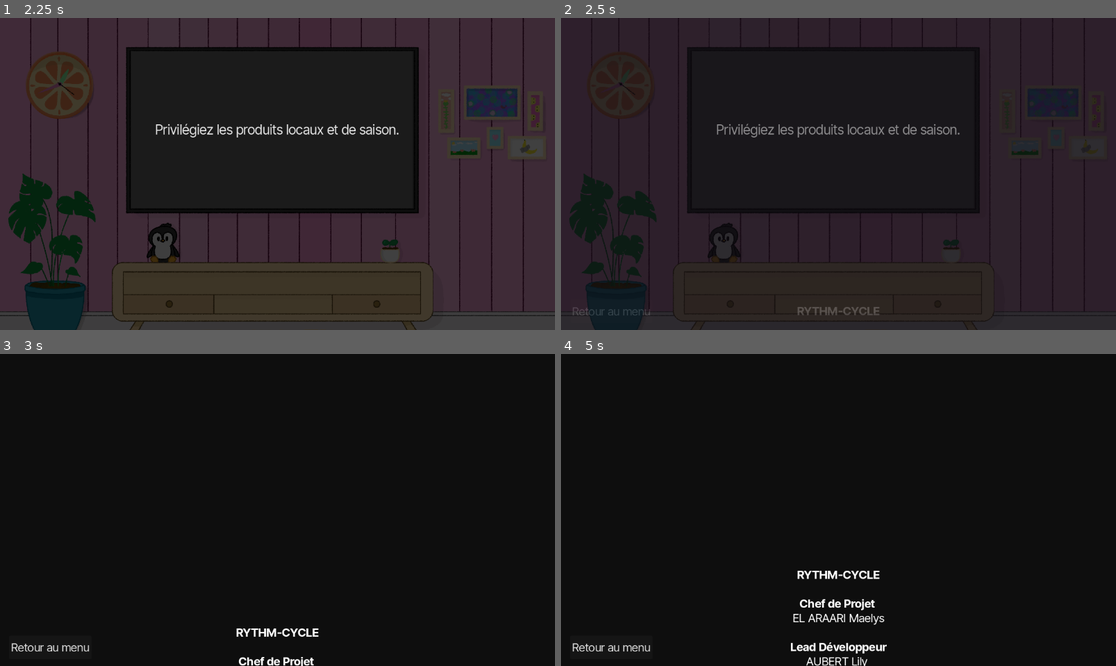
Above: before the commit, frames 1-4 (two rows, left to right).
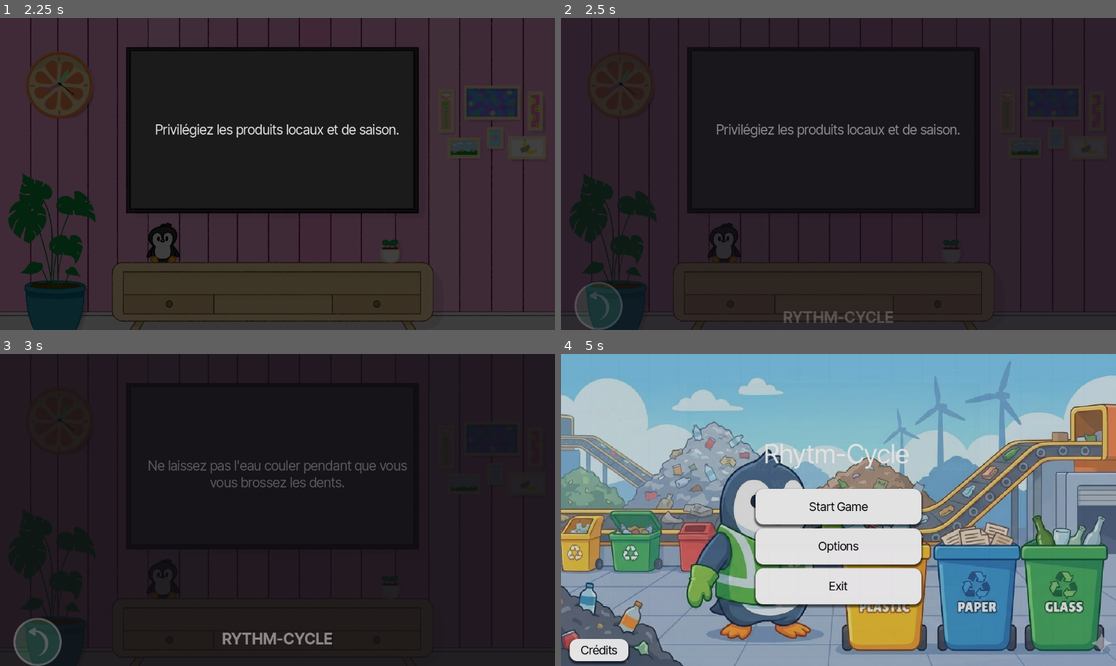
Above: after the commit, the same moments.

Repository: PingBeat/Rhythm-Cycle
Game: Godot game, scene res://UI/main_menu.tscn
The game is run twice, just before and just after one commit, with the same random seed, the same clock (stepped at 60 frames per second) and the same inputs. Sound files missing from this copy of the repository are replaced by a short silence.
Inputs (mouse positions are in pixels of both pictures, inside the frame that each line leads up to; where the layout moved, square brackets give the same spot in the first picture):
- Up to frame 1 (2.25 s): click "Crédits" at 0.5 s; click (38, 305) [49, 311] at 1.25 s; click (38, 305) [49, 311] at 2 s
- Up to frame 2 (2.5 s): no input
- Up to frame 3 (3 s): click (38, 641) [49, 647] at 2.75 s
- Up to frame 4 (5 s): click (838, 506) at 3.5 s, where only the run after the commit has a clickable "Start Game"; click (838, 506) at 4.25 s, where only the run after the commit has a clickable "Start Game"

Frame 1 is identical in both runs. In frame 2, 0.7% of the frame differs, in the area x 2-60%, y 84-100%; in frame 3, 2.8%; in frame 4, 100%, in the area x 0-100%, y 0-100%.

Commit message:
Finition de la scène des crédits
J'ai mis le bouton retour et grâce au Signaux je peux changer sa "luminosité" pour le Hover et Pressed

Diff:
--- a/ThemePrincipal.tres
+++ b/ThemePrincipal.tres
@@ -4,4 +4,4 @@
 
 [resource]
 default_font = ExtResource("1_38boj")
-default_font_size = 24
+default_font_size = 32
--- a/UI/CreditsMenu.tscn
+++ b/UI/CreditsMenu.tscn
@@ -2,6 +2,7 @@
 
 [ext_resource type="Script" uid="uid://cep3pr4x2ipt8" path="res://UI/credits.gd" id="1_s6k4m"]
 [ext_resource type="FontFile" uid="uid://ctcalt54s23bx" path="res://Assets/Texte/Inter_Tight/InterTight-VariableFont_wght.ttf" id="2_6m0of"]
+[ext_resource type="Texture2D" uid="uid://qv31i0rktpin" path="res://Assets/Images/Bouton/Return-Button.svg" id="2_ur1mf"]
 [ext_resource type="FontFile" uid="uid://dcendgwfv6ixn" path="res://Assets/Texte/Inter_Tight/static/InterTight-Bold.ttf" id="3_57x34"]
 [ext_resource type="FontFile" uid="uid://dqeimael15oud" path="res://Assets/Texte/Inter_Tight/static/InterTight-BoldItalic.ttf" id="4_ur1mf"]
 [ext_resource type="FontFile" uid="uid://0yctpiywev26" path="res://Assets/Texte/Inter_Tight/static/InterTight-Italic.ttf" id="5_tiksb"]
@@ -24,21 +25,31 @@
 grow_vertical = 2
 color = Color(0.056291588, 0.056291603, 0.056291595, 1)
 
-[node name="BoutonRetour" type="Button" parent="." unique_id=2144844025]
-layout_mode = 0
-offset_left = 19.0
-offset_top = 585.0
-offset_right = 153.0
-offset_bottom = 634.0
-text = "Retour au menu"
+[node name="BoutonRetour" type="TextureButton" parent="." unique_id=429962553]
+layout_mode = 1
+anchors_preset = 2
+anchor_top = 1.0
+anchor_bottom = 1.0
+offset_top = -100.0
+offset_right = 156.0
+grow_vertical = 0
+texture_normal = ExtResource("2_ur1mf")
+texture_pressed = ExtResource("2_ur1mf")
+texture_hover = ExtResource("2_ur1mf")
+ignore_texture_size = true
+stretch_mode = 3
 
 [node name="RichTextLabel" type="RichTextLabel" parent="." unique_id=855414684]
 layout_mode = 1
-anchors_preset = 15
+anchors_preset = 14
+anchor_top = 0.5
 anchor_right = 1.0
-anchor_bottom = 1.0
+anchor_bottom = 0.5
+offset_top = -435.0
+offset_bottom = 435.0
 grow_horizontal = 2
 grow_vertical = 2
+mouse_filter = 2
 theme_override_fonts/normal_font = ExtResource("2_6m0of")
 theme_override_fonts/bold_font = ExtResource("3_57x34")
 theme_override_fonts/bold_italics_font = ExtResource("4_ur1mf")
@@ -78,4 +89,6 @@
 fit_content = true
 scroll_active = false
 
+[connection signal="mouse_entered" from="BoutonRetour" to="." method="_on_bouton_retour_mouse_entered"]
+[connection signal="mouse_exited" from="BoutonRetour" to="." method="_on_bouton_retour_mouse_exited"]
 [connection signal="pressed" from="BoutonRetour" to="." method="_on_bouton_retour_pressed"]
--- a/UI/credits.gd
+++ b/UI/credits.gd
@@ -12,3 +12,10 @@
 
 func _on_bouton_retour_pressed():
 	LoadingScreen.change_scene("res://UI/main_menu.tscn")
+
+
+func _on_bouton_retour_mouse_entered():
+	$BoutonRetour.modulate = Color("b2b2b2ff")
+
+func _on_bouton_retour_mouse_exited():
+	$BoutonRetour.modulate = Color("ffffffff")
